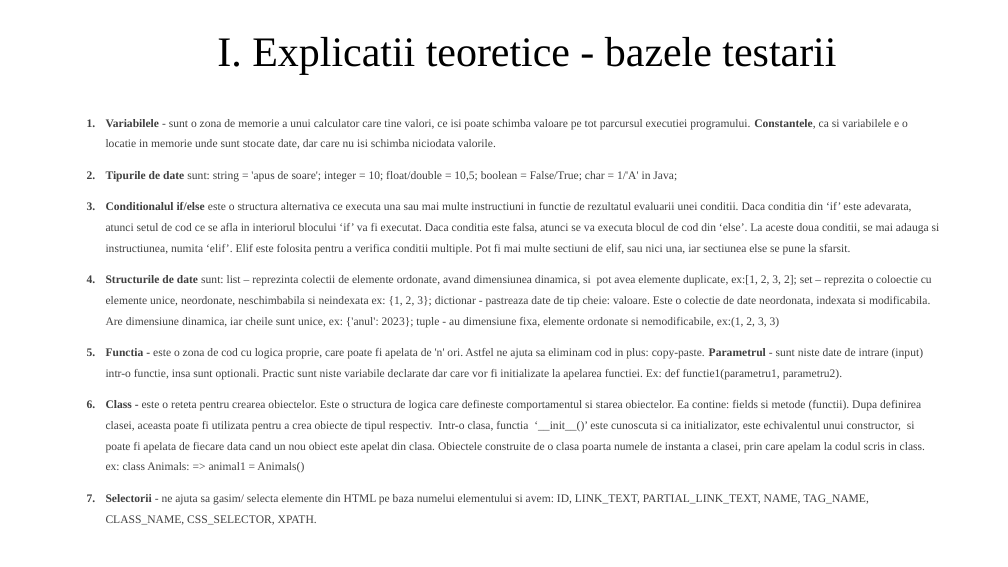
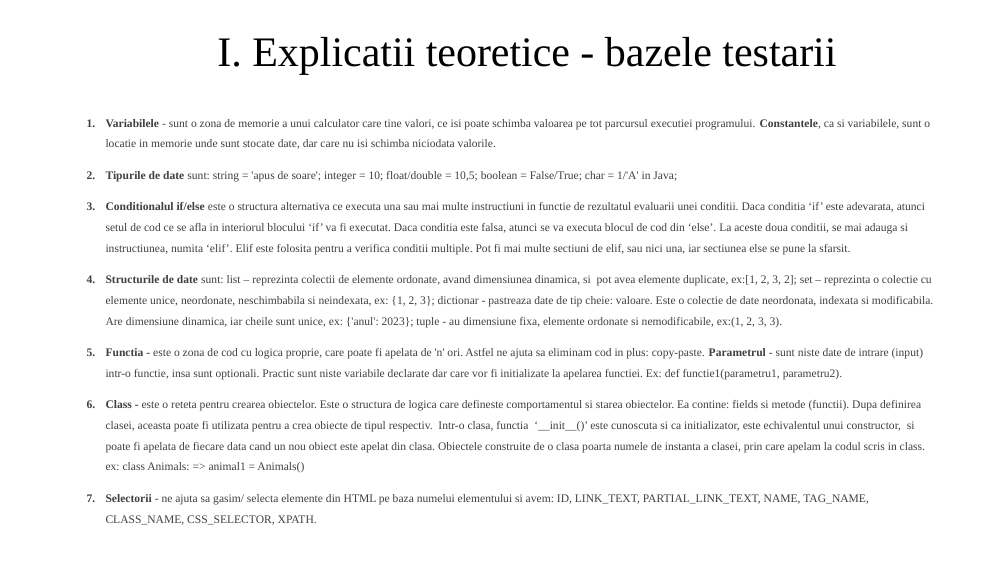
Before and after one commit to godavid128/Test_Website_medtinker, a slide deck: slide 2 of PROIECT FINAL - GORODETCHI DAVID.pptx. Drawn at 1008x567 pixels with LibreOffice and Linux fonts; fonts in the diff are those of the drawing; background and template pictures are left out. Boxes give left, top, right and bottom in pixels: in the first picture for what was removed or moved away, otherwise in the second. Text is boxed around its words. In the diff, an @@ line names an element or a change of style, - is before the commit and + after.

```diff
--- a/PROIECT FINAL - GORODETCHI DAVID.pptx
+++ b/PROIECT FINAL - GORODETCHI DAVID.pptx
@@ text at (106,119,930,149): text changed @@
-1. Variabilele - sunt o zona de memorie a unui calculator care tine valori, ce isi poate schimba valoare pe tot parcursul executiei programului. Constantele, ca si variabilele e o locatie in memorie unde sunt stocate date, dar care nu isi schimba niciodata valorile.
+1. Variabilele - sunt o zona de memorie a unui calculator care tine valori, ce isi poate schimba valoarea pe tot parcursul executiei programului. Constantele, ca si variabilele, sunt o locatie in memorie unde sunt stocate date, dar care nu isi schimba niciodata valorile.
@@ text at (106,202,933,328): text changed @@
-3. Conditionalul if/else este o structura alternativa ce executa una sau mai multe instructiuni in functie de rezultatul evaluarii unei conditii. Daca conditia din ‘if’ este adevarata, atunci setul de cod ce se afla in interiorul blocului ‘if’ va fi executat. Daca conditia este falsa, atunci se va executa blocul de cod din ‘else’. La aceste doua conditii, se mai adauga si instructiunea, numita ‘elif’. Elif este folosita pentru a verifica conditii multiple. Pot fi mai multe sectiuni de elif, sau nici una, iar sectiunea else se pune la sfarsit.
-4. Structurile de date sunt: list – reprezinta colectii de elemente ordonate, avand dimensiunea dinamica, si pot avea elemente duplicate, ex:[1, 2, 3, 2]; set – reprezita o coloectie cu elemente unice, neordonate, neschimbabila si neindexata ex: {1, 2, 3}; dictionar - pastreaza date de tip cheie: valoare. Este o colectie de date neordonata, indexata si modificabila. Are dimensiune dinamica, iar cheile sunt unice, ex: {'anul': 2023}; tuple - au dimensiune fixa, elemente ordonate si nemodificabile, ex:(1, 2, 3, 3)
+3. Conditionalul if/else este o structura alternativa ce executa una sau mai multe instructiuni in functie de rezultatul evaluarii unei conditii. Daca conditia ‘if’ este adevarata, atunci setul de cod ce se afla in interiorul blocului ‘if’ va fi executat. Daca conditia este falsa, atunci se va executa blocul de cod din ‘else’. La aceste doua conditii, se mai adauga si instructiunea, numita ‘elif’. Elif este folosita pentru a verifica conditii multiple. Pot fi mai multe sectiuni de elif, sau nici una, iar sectiunea else se pune la sfarsit.
+4. Structurile de date sunt: list – reprezinta colectii de elemente ordonate, avand dimensiunea dinamica, si pot avea elemente duplicate, ex:[1, 2, 3, 2]; set – reprezinta o colectie cu elemente unice, neordonate, neschimbabila si neindexata, ex: {1, 2, 3}; dictionar - pastreaza date de tip cheie: valoare. Este o colectie de date neordonata, indexata si modificabila. Are dimensiune dinamica, iar cheile sunt unice, ex: {'anul': 2023}; tuple - au dimensiune fixa, elemente ordonate si nemodificabile, ex:(1, 2, 3, 3).
```
Also in this commit, not shown: 1 other slide changed, 5 other files.
